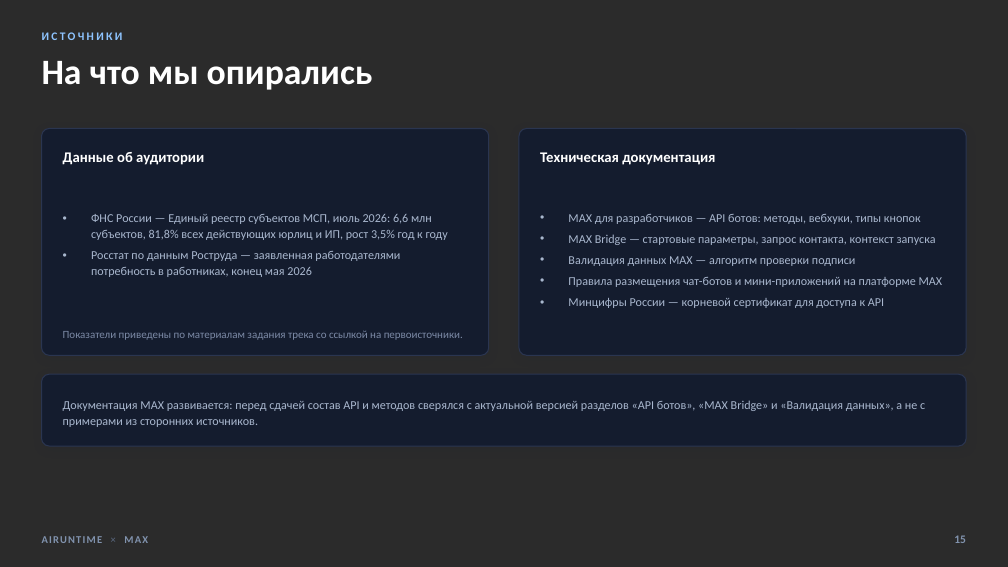
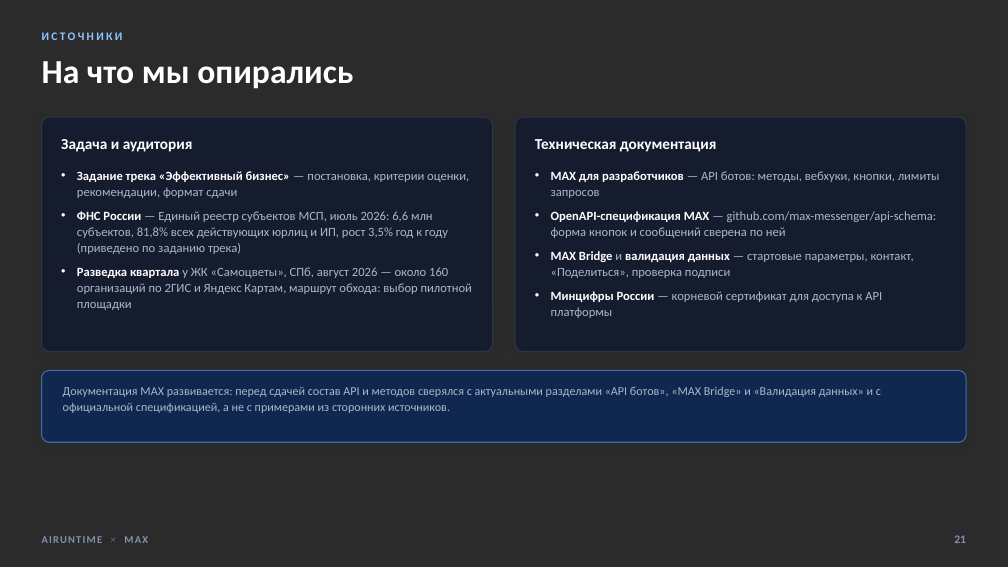
Before and after one commit to airuntime-ru/airuntime, a slide deck: slide 21 of docs/max-presentation/presentation.pptx (slide 15 before the commit). Drawn at 1008x567 pixels with LibreOffice and Linux fonts; fonts in the diff are those of the drawing; background and template pictures are left out; a plain dark background stands for a picture behind light text. Boxes give left, top, right and bottom in pixels: in the first picture for what was removed or moved away, otherwise in the second. Text is boxed around its words. In the diff, an @@ line names an element or a change of style, - is before the commit and + after.

```diff
--- a/docs/max-presentation/presentation.pptx
+++ b/docs/max-presentation/presentation.pptx
@@ text "На что мы опирались" at box(42, 61, 353, 89): size 34 to 32 pt @@
@@ rounded rectangle: place and size @@
-rounded rectangle at box(42, 129, 489, 355)
+rounded rectangle at box(42, 117, 492, 352)
@@ rounded rectangle at box(42, 117, 492, 352): proportions changed @@
@@ rounded rectangle at box(516, 117, 966, 352): proportions changed @@
@@ rounded rectangle: place and size @@
-rounded rectangle at box(520, 129, 967, 355)
+rounded rectangle at box(516, 117, 966, 352)
@@ text added at box(61, 139, 193, 152), 14.5 pt, text #FFFFFF, bold @@
+Задача и аудитория
@@ text "Техническая документация": place and size @@
-text "Техническая документация" at box(540, 152, 715, 165)
+text "Техническая документация" at box(535, 139, 717, 152)
@@ text "Техническая документация" at box(535, 139, 717, 152): size 14 to 14.5 pt @@
@@ text removed at box(63, 152, 204, 165) @@
-Данные об аудитории
@@ text at box(77, 171, 472, 310): text changed; size 11.5 to 12 pt @@
-• ФНС России — Единый реестр субъектов МСП, июль 2026: 6,6 млн субъектов, 81,8% всех действующих юрлиц и ИП, рост 3,5% год к году
-• Росстат по данным Роструда — заявленная работодателями потребность в работниках, конец мая 2026
+• Задание трека «Эффективный бизнес» — постановка, критерии оценки, рекомендации, формат сдачи
+• ФНС России — Единый реестр субъектов МСП, июль 2026: 6,6 млн субъектов, 81,8% всех действующих юрлиц и ИП, рост 3,5% год к году (приведено по заданию трека)
+• Разведка квартала у ЖК «Самоцветы», СПб, август 2026 — около 160 организаций по 2ГИС и Яндекс Картам, маршрут обхода: выбор пилотной площадки
@@ vertical alignment middle to top in 3 elements at box(63, 386, 881, 413), box(77, 171, 472, 310), box(551, 171, 940, 318) @@
@@ text at box(551, 171, 940, 318): text changed; size 11.5 to 12 pt @@
-• MAX для разработчиков — API ботов: методы, вебхуки, типы кнопок
-• MAX Bridge — стартовые параметры, запрос контакта, контекст запуска
-• Валидация данных MAX — алгоритм проверки подписи
-• Правила размещения чат-ботов и мини-приложений на платформе MAX
-• Минцифры России — корневой сертификат для доступа к API
+• MAX для разработчиков — API ботов: методы, вебхуки, кнопки, лимиты запросов
+• OpenAPI-спецификация MAX — github.com/max-messenger/api-schema: форма кнопок и сообщений сверена по ней
+• MAX Bridge и валидация данных — стартовые параметры, контакт, «Поделиться», проверка подписи
+• Минцифры России — корневой сертификат для доступа к API платформы
@@ text removed at box(63, 331, 463, 340) @@
-Показатели приведены по материалам задания трека со ссылкой на первоисточники.
@@ rounded rectangle: place and size @@
-rounded rectangle at box(42, 374, 966, 446)
+rounded rectangle at box(42, 371, 966, 442)
@@ rounded rectangle at box(42, 371, 966, 442): fill #141C2E to #10284F; outline #2A3550 1 pt to #3E6DA8 1 pt @@
@@ text at box(63, 386, 881, 413): text changed @@
-Документация MAX развивается: перед сдачей состав API и методов сверялся с актуальной версией разделов «API ботов», «MAX Bridge» и «Валидация данных», а не с примерами из сторонних источников.
+Документация MAX развивается: перед сдачей состав API и методов сверялся с актуальными разделами «API ботов», «MAX Bridge» и «Валидация данных» и с официальной спецификацией, а не с примерами из сторонних источников.
@@ text at box(954, 535, 966, 543): text changed @@
-15
+21
```
Also in this commit, not shown: 5 other slides changed, 15 slides added, 9 slides removed, 18 other files.
